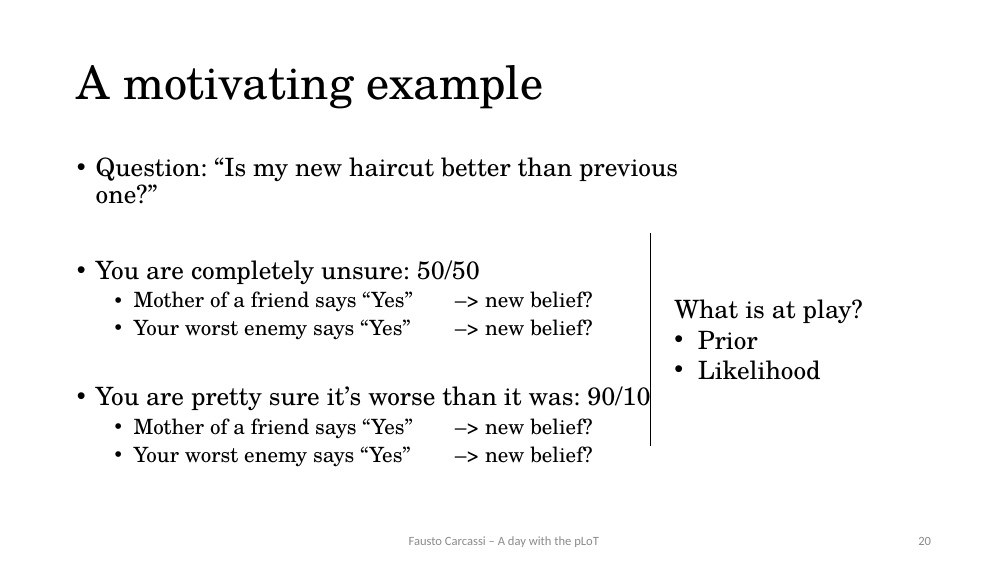
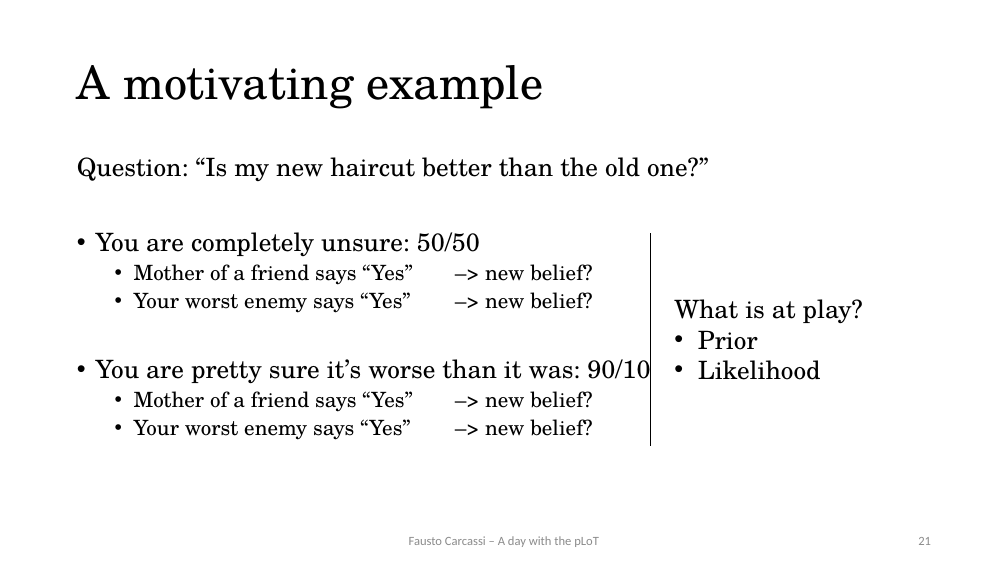
Before and after one commit to thelogicalgrammar/pLoT_workshop, a slide deck: slide 21 of book/lectures/2.pptx (slide 20 before the commit). Drawn at 1008x567 pixels with LibreOffice and Linux fonts; fonts in the diff are those of the drawing. Boxes give left, top, right and bottom in pixels: in the first picture for what was removed or moved away, otherwise in the second. Text is boxed around its words. In the diff, an @@ line names an element or a change of style, - is before the commit and + after.

```diff
--- a/book/lectures/2.pptx
+++ b/book/lectures/2.pptx
@@ text at (77, 157, 709, 181): text changed @@
-• Question: “Is my new haircut better than previous one?”
+Question: “Is my new haircut better than the old one?”
@@ page number at (918, 537, 931, 545): text changed @@
-20
+21
```
Also in this commit, not shown: 3 other slides changed, 4 slides added, 18 other files.
